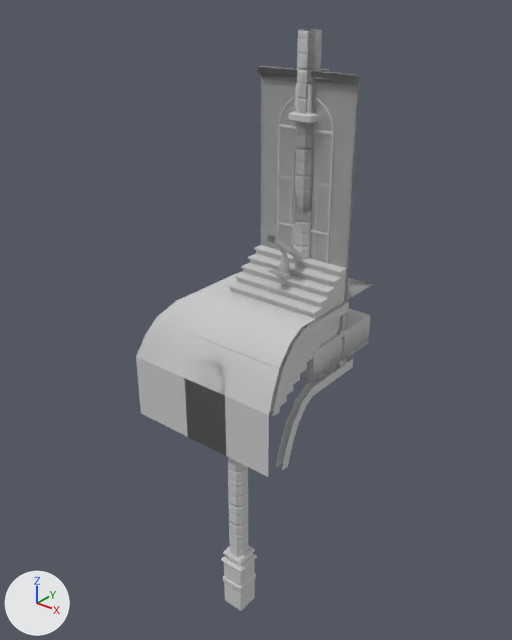
The FBX model Assets/Resources/CreVox/ArtResources/B02/FBX/B02.FBX: old version first, new version second.
One viewpoint serves both versions: a 50 mm camera at (10.91, -15.79, 9.22) aimed at (-1.04, -0.85, -0.04). Every picture has the same lights, and +X, +Y and +Z are marked at lower left. Objects named as collision shapes, trigger or cutter boxes, shadow casters or lower levels of detail are left out. Where no turn or scale is listed for an object, it has been applied to the vertices. Vertices at the same position are counted once.

In view in the first picture: 'B02a_GiCcUm001', 'B02a_GiEbWm001', 'B02a_GiEcWm001', 'B02a_GiEcWm002', 'B02a_GiEcWm003', 'B02a_GiEpWm001', 'B02a_GiVcBm001', 'B02a_GiVcMm001', 'B02a_GiVcWm001', 'B02a_RfCcBm001', 'B02a_RfEcBm001', 'B02a_RfVcBm001', 'B02a_SiCpWm001'.
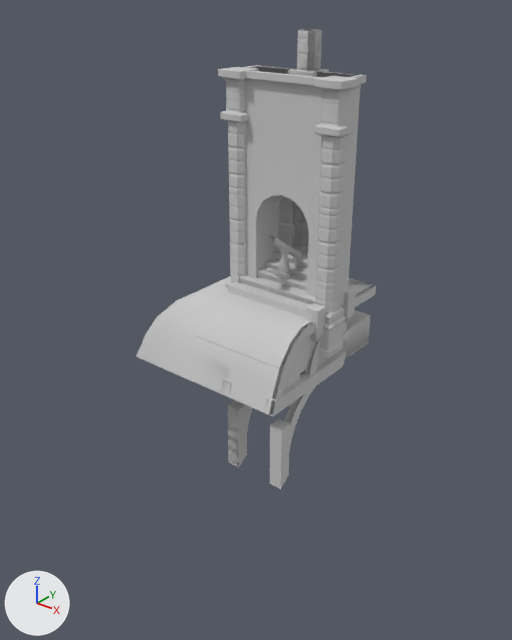
Changed parts and their boxes (x1, y1, x2, y2) in the pictures (512 x 640 px):
'B02a_GiEpWm001', reshaped
    before: (338, 329, 347, 366)
    after: (218, 65, 367, 358)
'B02a_RfVcBm001', reshaped
    before: (136, 271, 271, 456)
    after: (136, 276, 269, 468)
'B02a_RfEcBm001', reshaped (15% taller)
    before: (185, 302, 353, 477)
    after: (187, 287, 356, 489)
'B02a_GiVcWm001', moved
    before: (221, 457, 257, 611)
    after: (288, 69, 329, 259)
'B02a_RfCcBm001', reshaped
    before: (347, 278, 372, 299)
    after: (228, 278, 376, 342)
part 1 of me_mesh_030, added
    after: (306, 303, 326, 342)
part 2 of me_mesh_030, added
    after: (228, 286, 376, 317)
part 3 of me_mesh_032, added
    after: (247, 406, 252, 431)
part 4 of me_mesh_032, built on
    before: (136, 357, 226, 456)
    after: (137, 355, 247, 468)
part 5 of me_mesh_031, rebuilt
    before: (276, 359, 353, 470)
    after: (285, 386, 316, 452)
part 6 of me_mesh_031, added
    after: (305, 340, 320, 376)
part 7 of me_mesh_031, added
    after: (344, 287, 356, 323)
part 8 of me_mesh_031, built on
    before: (185, 320, 319, 477)
    after: (226, 323, 347, 489)
'B02a_GiEcWm001', unchanged, covered by the edit
    before: (261, 67, 359, 301)
    after: (270, 67, 355, 250)
'B02a_GiVcBm001', unchanged, covered by the edit
    both: (293, 29, 322, 259)

The change, as a diff of the scene's bpy script:
```diff
--- a/Assets/Resources/CreVox/ArtResources/B02/FBX/B02.FBX.py
+++ b/Assets/Resources/CreVox/ArtResources/B02/FBX/B02.FBX.py
@@ me_mesh_030 @@
 # used by ob_b02a_rfccbm001; location = (0.0, 0.0, 0.0)
-me_mesh_030.from_pydata(...)  # 8 vertices, 4 faces; spans x -1.5..1.5, y -1.5..1.5, z 1.0
+me_mesh_030.from_pydata(...)  # 38 vertices, 43 faces; spans x -1.5..1.69, y -1.68..1.5, z 0.38..1.35
+# me_mesh_030 part 1: a new loose piece of 13 vertices spanning x 1.31..1.69, y -1.68..-1.32, z 0.38..1.35, in mat_b02 (its picture is missing)
+# me_mesh_030 part 2: 17 vertices added at x -1.5..1.61, y -1.58..1.5, z 0.7..1.17
 me_mesh_030.materials.append(mat_b02)
@@ me_mesh_031 @@
 # used by ob_b02a_rfecbm001; location = (0.0, 0.0, 0.0)
-me_mesh_031.from_pydata(...)  # 72 vertices, 86 faces; spans x -1.5..1.61, y -3.5..0.46, z -3.05..1.0
+me_mesh_031.from_pydata(...)  # 128 vertices, 163 faces; spans x -1.5..1.69, y -3.5..0.18, z -3.51..1.35
+# me_mesh_031 part 5: the loose piece of 28 vertices spanning x 1.39..1.61, y -3.04..0.46, z -3.05..-1.0 is rebuilt with 22 vertices and now spans x 1.39..1.61, y -3.09..-1.42, z -3.06..-1.0
+# me_mesh_031 part 6: a new loose piece of 18 vertices spanning x 1.42..1.58, y -1.81..-0.48, z -0.59..0.7, in mat_b02 (its picture is missing)
+# me_mesh_031 part 7: a new loose piece of 13 vertices spanning x 1.31..1.69, y -0.18..0.18, z 0.38..1.35, in mat_b02 (its picture is missing)
+# me_mesh_031 part 8: 4 vertices moved from x 1.39..1.61, y -3.2..-2.08, z -1.05..0.71 to x 1.39..1.61, y -3.19..-2.08, z -1.0..0.7; 2 vertices removed from x -1.5..1.5, y -3.5, z -3.0; 33 vertices added at x -1.5..1.69, y -3.5..0.1, z -3.51..1.23
 me_mesh_031.materials.append(mat_b02)
@@ me_mesh_032 @@
 # used by ob_b02a_rfvcbm001; location = (0.0, 0.0, 0.0)
-me_mesh_032.from_pydata(...)  # 22 vertices, 26 faces; spans x -3.5..0.0, y -3.5..0.0, z -3.0..1.0
+me_mesh_032.from_pydata(...)  # 135 vertices, 174 faces; spans x -3.5..0.19, y -3.5..0.18, z -3.51..1.35
+# me_mesh_032 part 3: a new loose piece of 22 vertices spanning x -0.11..0.11, y -3.09..-1.42, z -3.06..-1.0, in mat_b02 (its picture is missing)
+# me_mesh_032 part 4: 3 vertices removed from x -3.5..0.0, y -3.5..0.0, z -3.0; 35 vertices added at x -3.5..0.19, y -3.5..0.0, z -3.51..-0.59
 me_mesh_032.materials.append(mat_b02)
@@ me_mesh_033 @@
+me_mesh_033.from_pydata(...)  # 771 vertices, 1185 faces; spans x -1.92..1.92, y -0.1..7.05, z -0.01..1.42
+# faces by material slot: [1161, 24]
+me_mesh_033.materials.append(mat_b02)  # its picture is missing
+me_mesh_033.materials.append(mat_glass)  # its picture is missing
@@ ob_b02a_givcwm001 @@
 ob_b02a_givcwm001 = bpy.data.objects.new('B02a_GiVcWm001', me_mesh)
-ob_b02a_givcwm001.location = (0.0, -3.0, -8.0)
+ob_b02a_givcwm001.location = (0.0, 0.0, 0.0)
@@ ob_b02a_giepwm001 @@
-ob_b02a_giepwm001 = bpy.data.objects.new('B02a_GiEpWm001', me_mesh_005)
+ob_b02a_giepwm001 = bpy.data.objects.new('B02a_GiEpWm001', me_mesh_033)
 ob_b02a_giepwm001.parent = ob_b02a
```
